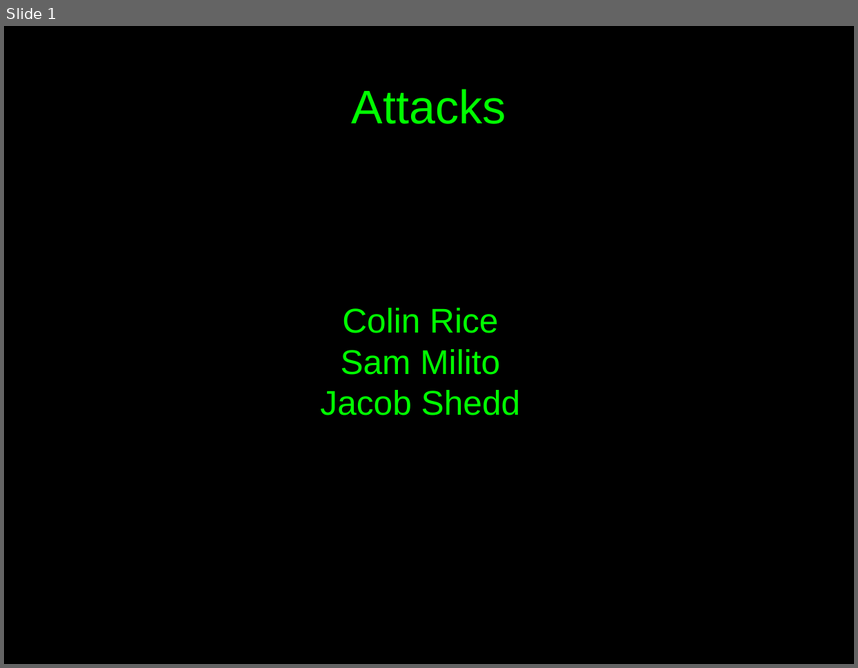
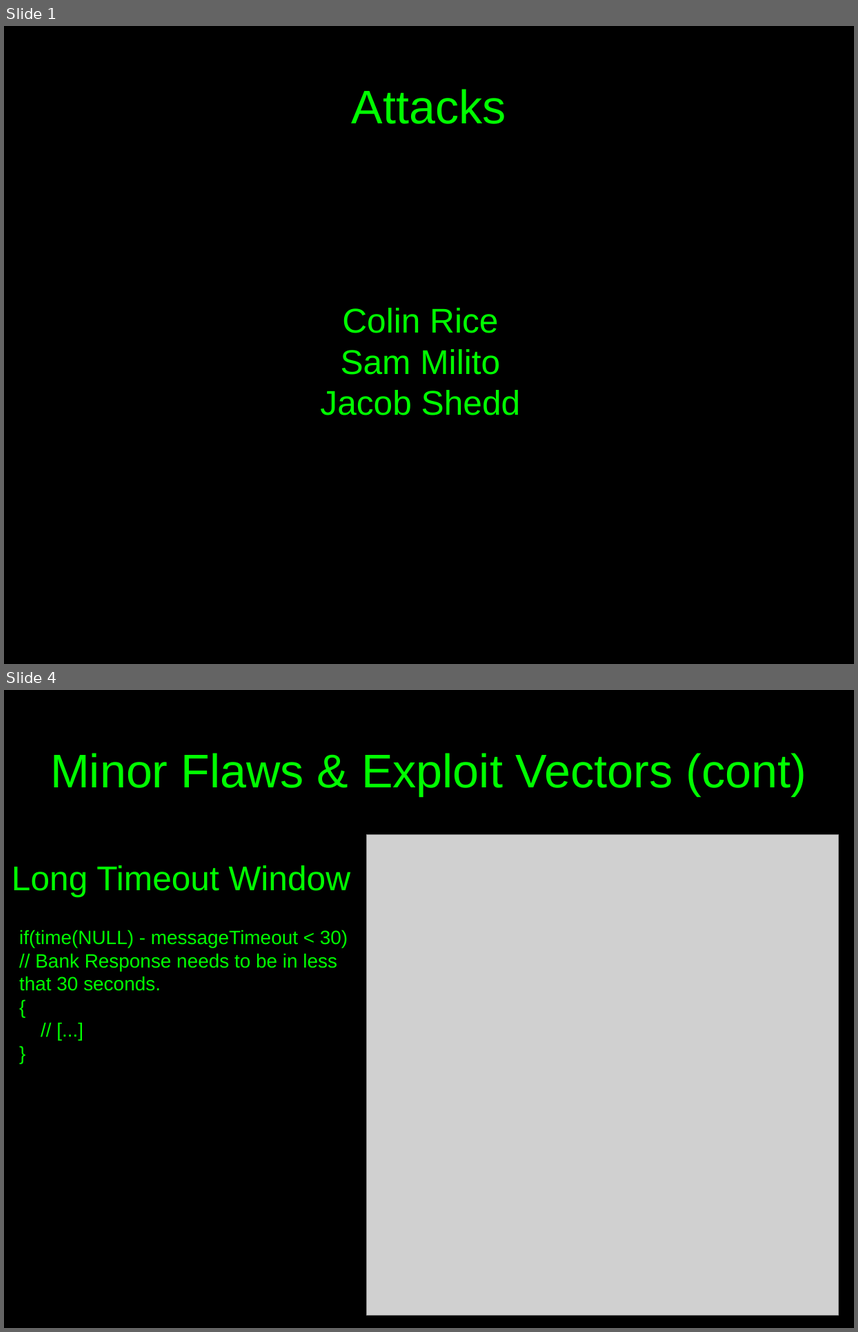
Before and after one commit to c00w/Crypto-Final-Project, a slide deck: Attack Presentation.odp. Shown one above the other, each under a label of ours: slide 1 before the commit, slides 1 and 4 after it; the slides between them are not shown. The pictures are 858x668 and 858x1332 pixels, drawn with LibreOffice and Linux fonts; fonts in the diff are those of the drawing; grey boxes stand for pictures. Boxes give left, top, right and bottom in pixels: in the first picture for what was removed or moved away, otherwise in the second. Text is boxed around its words. In the diff, an @@ line names an element or a change of style, - is before the commit and + after.

```diff
--- a/Attack Presentation.odp
+++ b/Attack Presentation.odp
@@ slide 4 added at [4,690,854,1328], background #000000 @@
@@ title added at [50,753,806,796], 44 pt, text #00FF00 @@
+Minor Flaws & Exploit Vectors (cont)
@@ picture added at [366,835,839,1315] @@
@@ text added at [12,865,351,896], 32 pt, text #00FF00 @@
+Long Timeout Window
@@ text added at [19,929,348,991], 18 pt, text #00FF00 @@
+if(time(NULL) - messageTimeout < 30) // Bank Response needs to be in less that 30 seconds.
+{
+// [...]
+}
```
Also in this commit, not shown: 6 slides changed, 8 other slides added, 6 slides removed, 2 other files.
